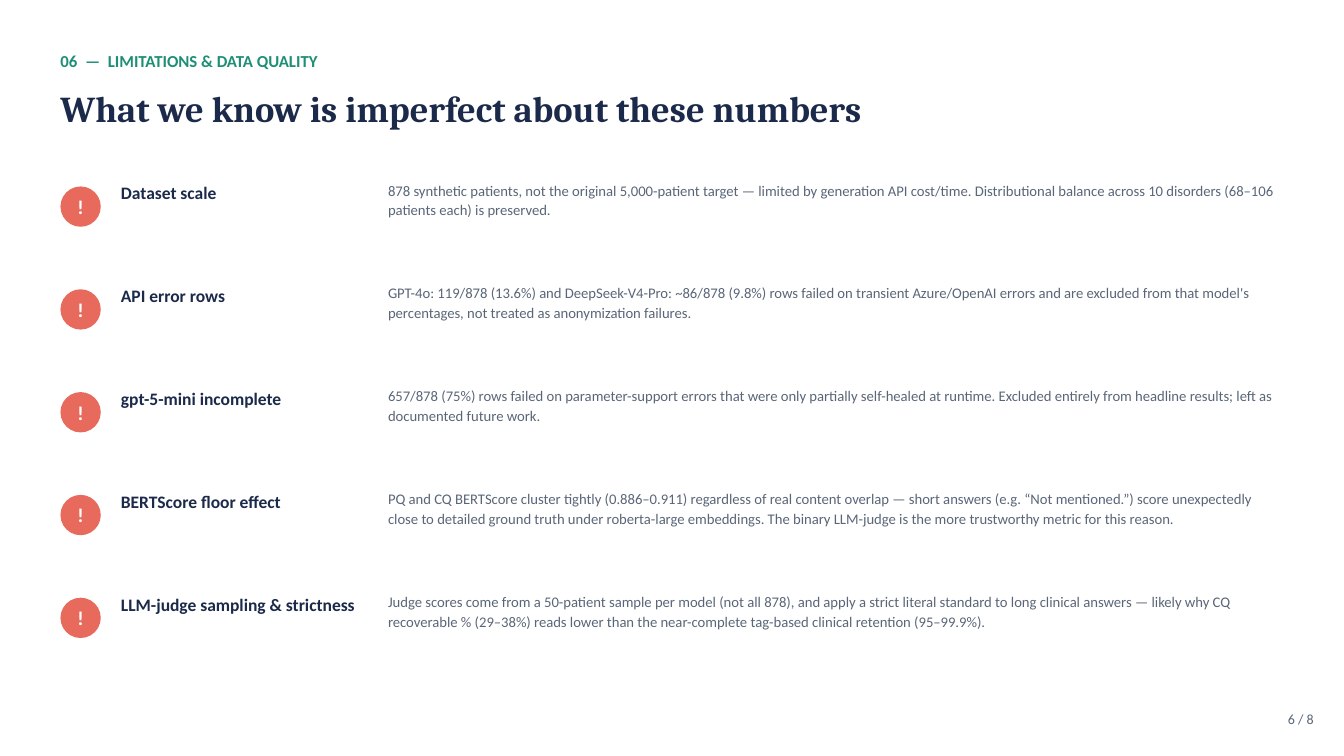
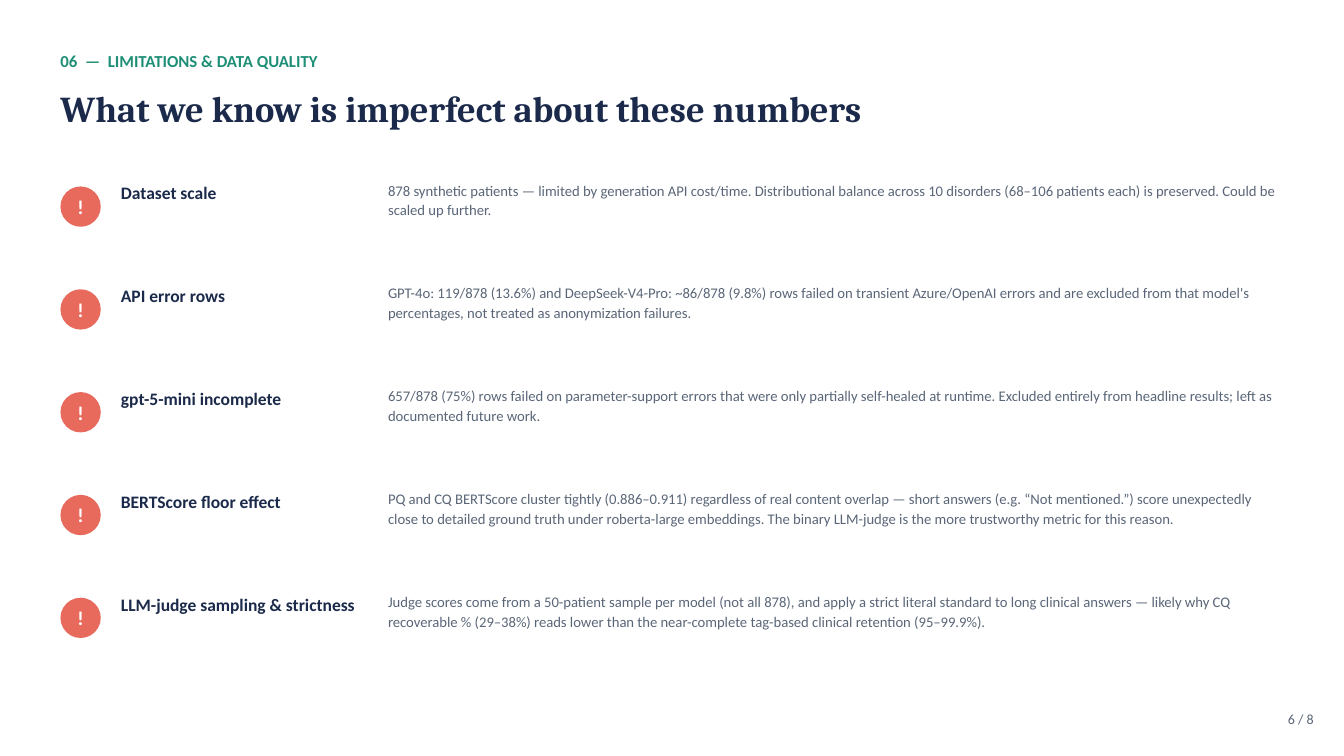
Before and after one commit to UriAtzmon/Anonymization-of-Mental-Health-Records, a slide deck: slide 7 of Presentation/MindShield_Final_Report.pptx. Drawn at 1344x756 pixels with LibreOffice and Linux fonts; fonts in the diff are those of the drawing. Boxes give left, top, right and bottom in pixels: in the first picture for what was removed or moved away, otherwise in the second. Text is boxed around its words. In the diff, an @@ line names an element or a change of style, - is before the commit and + after.

```diff
--- a/Presentation/MindShield_Final_Report.pptx
+++ b/Presentation/MindShield_Final_Report.pptx
@@ text at bbox=[388, 185, 1275, 218]: text changed @@
-878 synthetic patients, not the original 5,000-patient target — limited by generation API cost/time. Distributional balance across 10 disorders (68–106 patients each) is preserved.
+878 synthetic patients — limited by generation API cost/time. Distributional balance across 10 disorders (68–106 patients each) is preserved. Could be scaled up further.
```
Also in this commit, not shown: 1 other slide changed, 2 other files.
